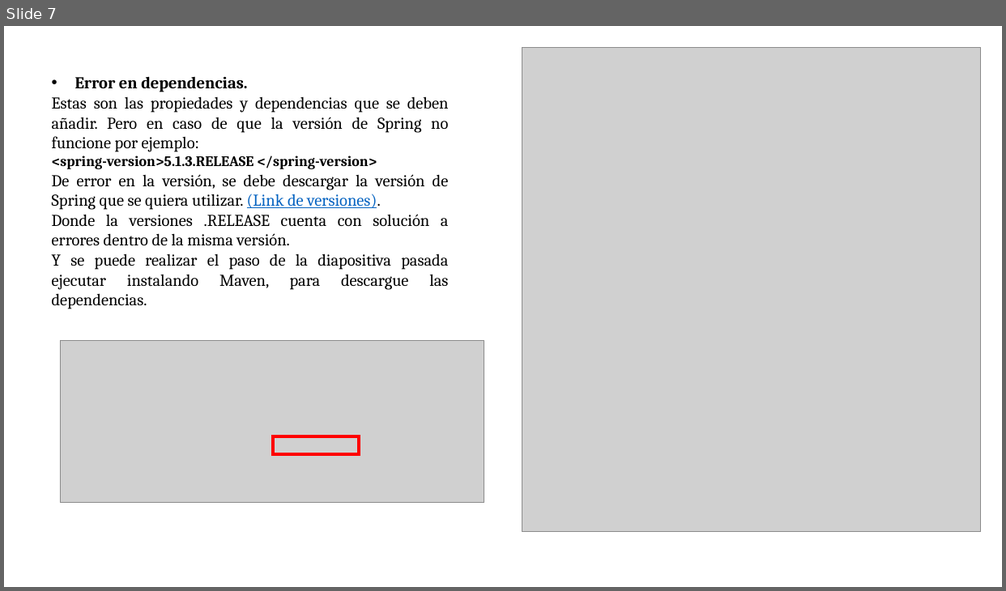
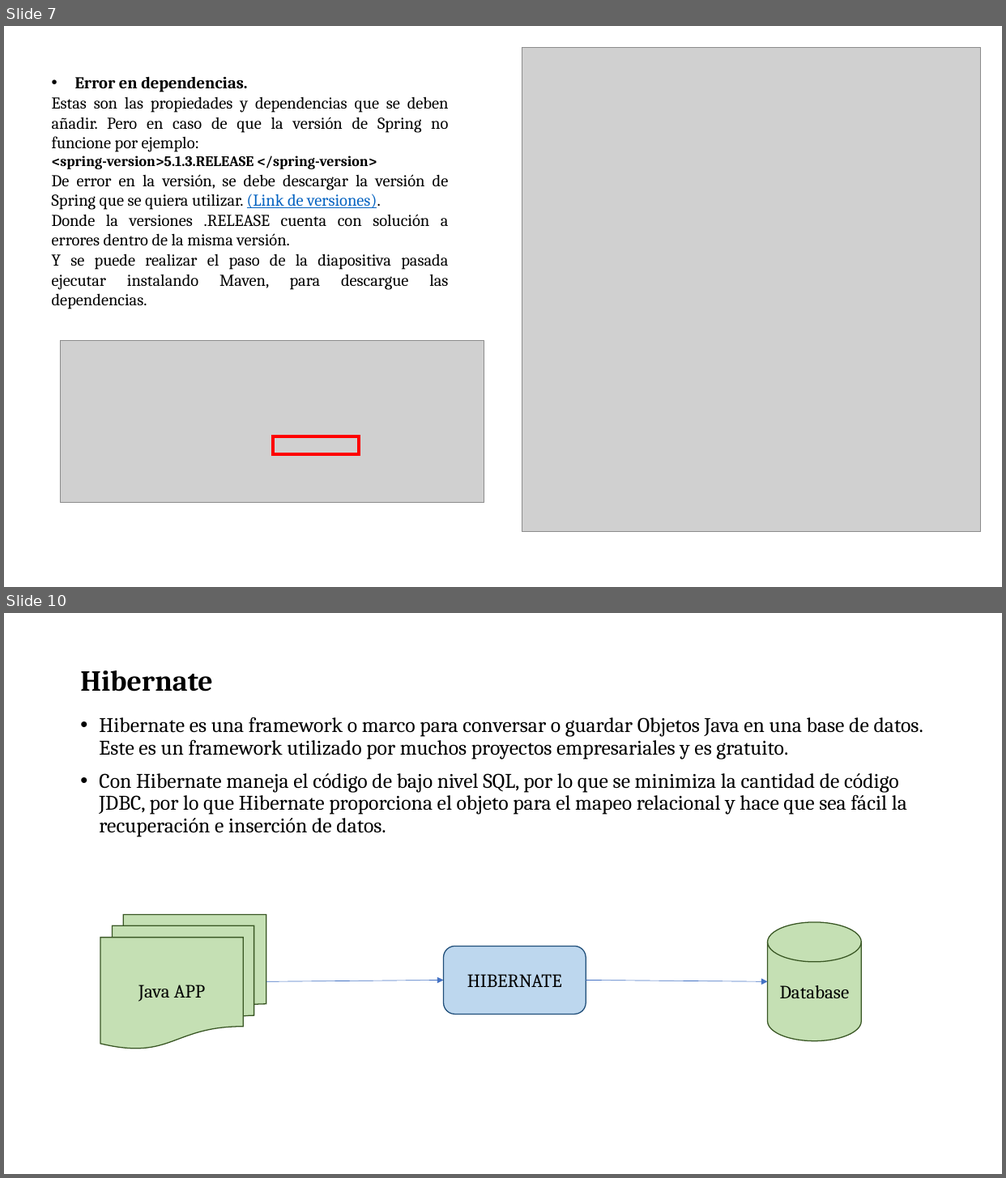
Before and after one commit to soycperez/persistencia-spring-framework, a slide deck: Persistencia con JDBC.pptx. Shown one above the other, each under a label of ours: slide 7 before the commit, slides 7 and 10 after it; the slides between them are not shown. The pictures are 1006x591 and 1006x1178 pixels, drawn with LibreOffice and Linux fonts; fonts in the diff are those of the drawing; grey boxes stand for pictures; background and template pictures are left out. Boxes give left, top, right and bottom in pixels: in the first picture for what was removed or moved away, otherwise in the second. Text is boxed around its words. In the diff, an @@ line names an element or a change of style, - is before the commit and + after.

Commit message:
Conexión de Hibernate con la base de datos con anotaciones

```diff
--- a/Persistencia con JDBC.pptx
+++ b/Persistencia con JDBC.pptx
@@ slide 10 added at bbox=[4, 613, 1002, 1174], background picture (left out) @@
@@ title added at bbox=[80, 671, 212, 692], 28 pt, text #000000, bold @@
+Hibernate
@@ text added at bbox=[99, 717, 923, 837], 20 pt, text #000000 @@
+• Hibernate es una framework o marco para conversar o guardar Objetos Java en una base de datos. Este es un framework utilizado por muchos proyectos empresariales y es gratuito.
+• Con Hibernate maneja el código de bajo nivel SQL, por lo que se minimiza la cantidad de código JDBC, por lo que Hibernate proporciona el objeto para el mapeo relacional y hace que sea fácil la recuperación e inserción de datos.
@@ flow chart multidocument added at bbox=[100, 914, 266, 1049], fill #C5E0B4, outline #385723 1 pt, 18 pt, text #000000 @@
+Java APP
@@ cylinder added at bbox=[768, 922, 861, 1041], fill #C5E0B4, outline #385723 1 pt, 18 pt, text #000000 @@
+Database
@@ rounded rectangle added at bbox=[444, 946, 586, 1014], fill #BDD7EE, outline #1F4E79 1 pt, 18 pt, text #000000 @@
+HIBERNATE
@@ arrow added from (266, 982) to (444, 981), #4472C4 0.5 pt @@
@@ arrow added from (586, 981) to (768, 982), #4472C4 0.5 pt @@
```
Also in this commit, not shown: 2 slides changed, 5 other slides added, 2 slides removed, 10 other files.
